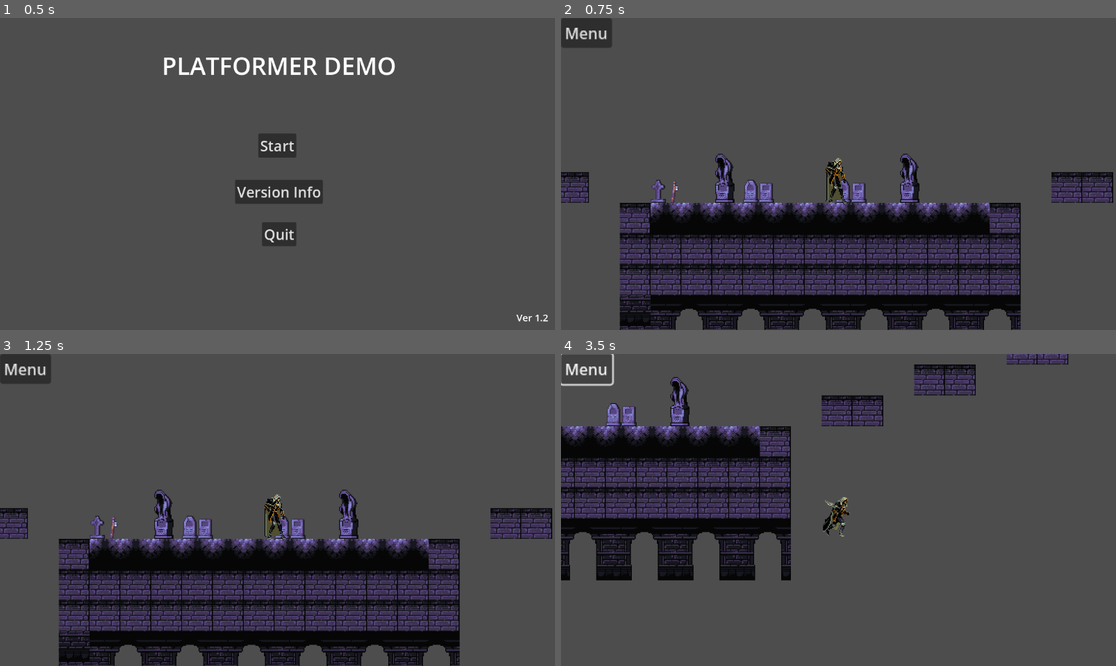
Above: before the commit, frames 1-4 (two rows, left to right).
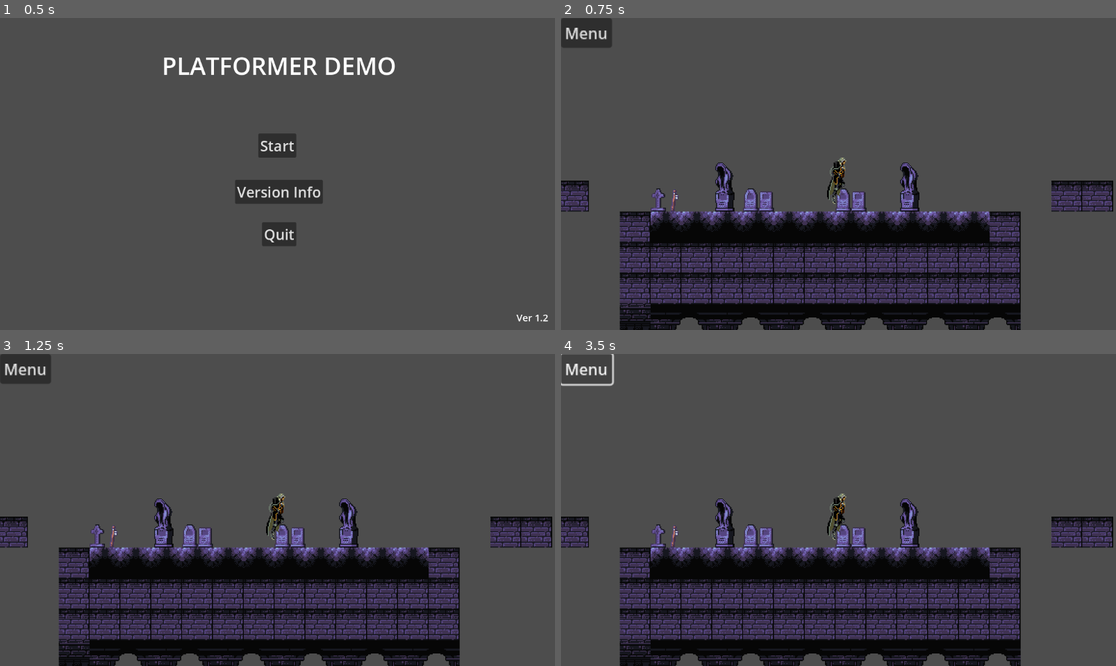
Above: after the commit, the same moments.

Repository: Calynixion/Gamedev
Game: Godot game, scene res://menu.tscn
Same seed, same stepped clock (60 frames per second), same inputs: the game is played once before the commit and once after it.
Inputs:
- Up to frame 1 (0.5 s): no input
- Up to frame 2 (0.75 s): click "Start" at 0.5 s
- Up to frame 3 (1.25 s): no input
- Up to frame 4 (3.5 s): click "Menu" at 1.25 s; hold Right (move_right) from 2.03 s (still down)

Frame 1 is identical in both runs. In frame 2, 22% of the frame differs, in the area x 0-100%, y 43-100%; in frame 3, 22%; in frame 4, 46%, in the area x 0-100%, y 0-100%.
Error after the commit: Invalid access to property or key 'current_animation' on a base object of type 'AnimatedSprite2D'. (res://player.gd:102)

Commit message:
Minor changes to animations

Diff:
--- a/projects/Platforrmer Demo Src/player.gd
+++ b/projects/Platforrmer Demo Src/player.gd
@@ -91,15 +91,18 @@
 	#ground idle
 	if is_on_floor() && not Input.is_action_pressed("move_left") && not Input.is_action_pressed("move_right"):
 		$player_sprite.animation = "idle"
-		$player_sprite.play()
 
 	#ground L and R
 	if Input.is_action_pressed("move_left") && is_on_floor():
 		$player_sprite.animation = "walk"
-		$player_sprite.play()
 	if Input.is_action_pressed("move_right") && is_on_floor():
 		$player_sprite.animation = "walk"
-		$player_sprite.play()
+
+	#jump + fall + d_jump
+	if !is_on_floor() && velocity.y > 0 && $player_sprite.current_animation != "fall":
+		$player_sprite.animation = "fall"
+	if !is_on_floor() && velocity.y <= 0 && $player_sprite.current_animation != "jump":
+		$player_sprite.animation = "jump"
 
 
 
@@ -111,6 +114,11 @@
 
 
 
+
+	#play animations only if a looping animation is active
+	if $player_sprite.animation != "jump" or "fall":
+		$player_sprite.play()
+
 	#apply changes and report values for debugging
 	move_and_slide()
 	print("velocity = " + str(velocity))
--- a/projects/Platforrmer Demo Src/player.tscn
+++ b/projects/Platforrmer Demo Src/player.tscn
@@ -138,7 +138,7 @@
 }],
 "loop": false,
 "name": &"jump",
-"speed": 14.0
+"speed": 15.0
 }, {
 "frames": [{
 "duration": 1.0,
@@ -204,4 +204,4 @@
 
 [node name="player_sprite" type="AnimatedSprite2D" parent="."]
 sprite_frames = SubResource("SpriteFrames_6hn2p")
-animation = &"fall"
+animation = &"jump"
